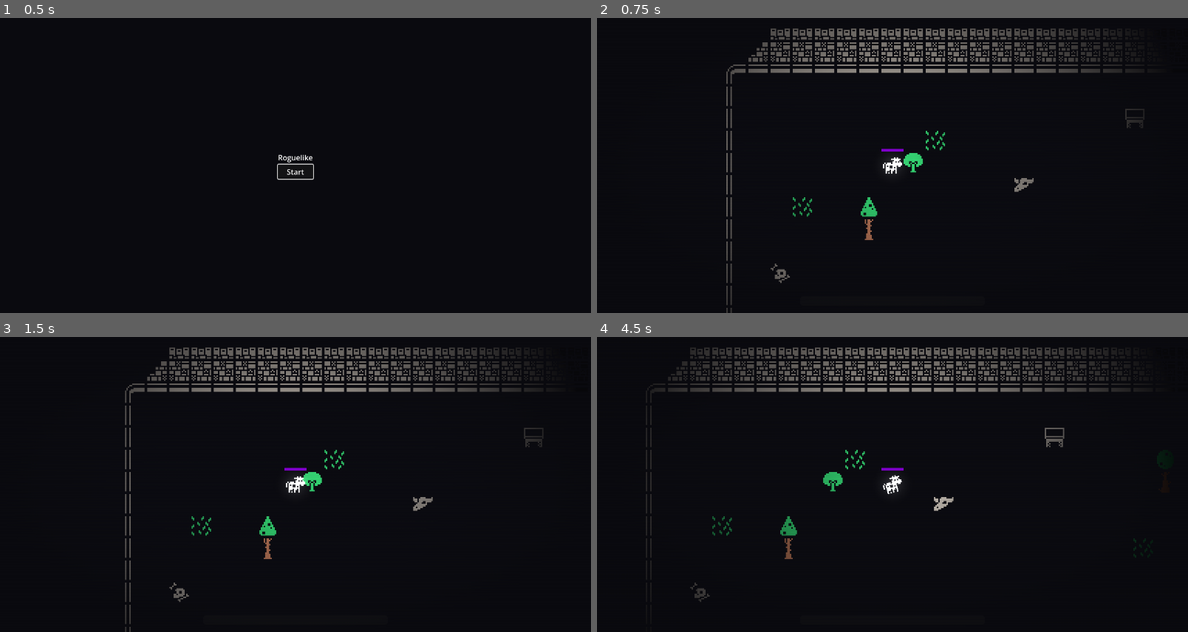
Above: before the commit, frames 1-4 (two rows, left to right).
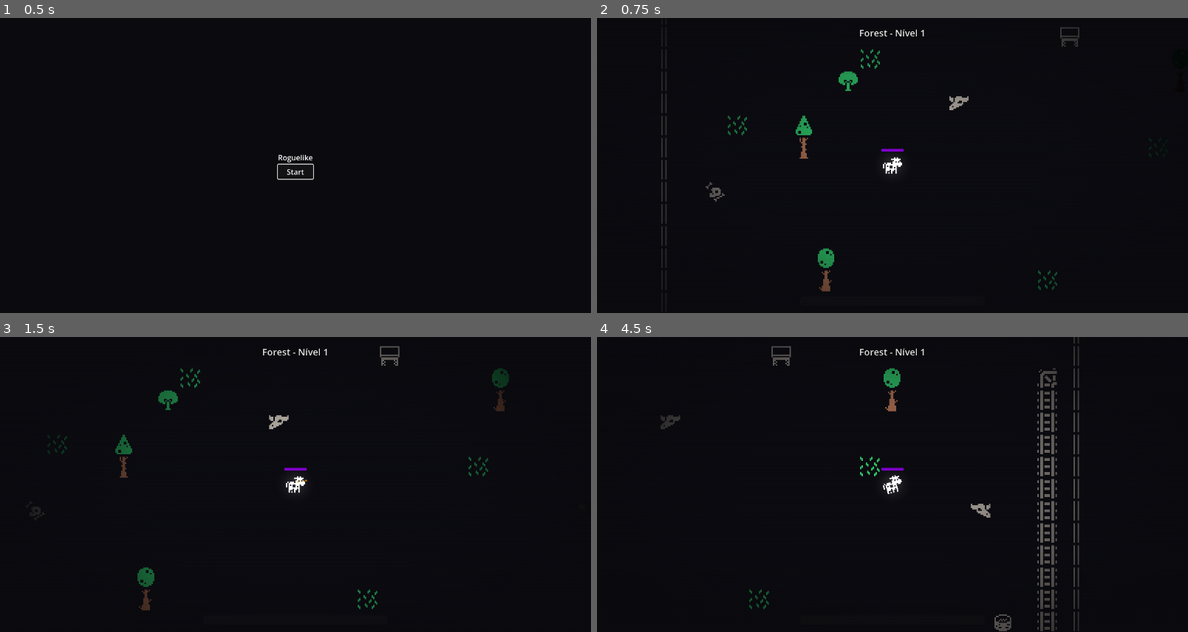
Above: after the commit, the same moments.

Repository: baiaooo/rogue
Game: Godot game, scene res://rooms/main_menu.tscn
Same seed, same stepped clock (60 frames per second), same inputs: the game is played once before the commit and once after it.
Inputs (mouse positions are in pixels of both pictures, inside the frame that each line leads up to):
- Up to frame 1 (0.5 s): no input
- Up to frame 2 (0.75 s): click "Start" at 0.5 s
- Up to frame 3 (1.5 s): tap Enter (ui_accept) at 1.25 s; move the mouse to (425, 469) at 1.27 s; hold D (move_right) from 1.28 s (still down); click (425, 469) at 1.42 s
- Up to frame 4 (4.5 s): tap Enter (ui_accept) at 1.52, 2.27, 3.77 s; move the mouse to (774, 499) at 2.02 s; release D (move_right) at 2.03 s; hold S (move_down) 2.03-2.78 s; move the mouse to (951, 419) at 2.77 s; hold D (move_right) 2.78-3.53 s; move the mouse to (862, 543) at 3.52 s; hold W (move_up) 3.53-4.28 s; click (862, 543) at 3.67 s; move the mouse to (1069, 528) at 4.27 s; hold A (move_left) from 4.28 s (still down)

Frame 1 is identical in both runs. In frame 2, 6.8% of the frame differs, in the area x 10-94%, y 3-100%; in frame 3, 6.7%; in frame 4, 8.6%, in the area x 8-93%, y 0-100%.

Commit message:
Fix flag transition and add stage/drop labels

Diff:
--- a/characters/flag.tscn
+++ b/characters/flag.tscn
@@ -8,7 +8,7 @@
 
 [node name="Flag" type="Area2D"]
 collision_layer = 8
-collision_mask = 1
+collision_mask = 2
 script = ExtResource("1_flag")
 
 [node name="Sprite2D" type="Sprite2D" parent="."]
--- a/pickups/health_pickup.tscn
+++ b/pickups/health_pickup.tscn
@@ -16,3 +16,14 @@
 
 [node name="CollisionShape2D" type="CollisionShape2D" parent="." unique_id=1687639197]
 shape = SubResource("CircleShape2D_health")
+
+[node name="PickupName" type="Label" parent="."]
+offset_left = -48.0
+offset_top = -24.0
+offset_right = 48.0
+offset_bottom = -8.0
+theme_override_colors/font_color = Color(1, 1, 1, 1)
+theme_override_colors/font_outline_color = Color(0, 0, 0, 1)
+theme_override_constants/outline_size = 3
+theme_override_font_sizes/font_size = 14
+horizontal_alignment = 1
--- a/pickups/reroll_pickup.tscn
+++ b/pickups/reroll_pickup.tscn
@@ -16,3 +16,14 @@
 
 [node name="CollisionShape2D" type="CollisionShape2D" parent="." unique_id=879779834]
 shape = SubResource("CircleShape2D_reroll")
+
+[node name="PickupName" type="Label" parent="."]
+offset_left = -48.0
+offset_top = -24.0
+offset_right = 48.0
+offset_bottom = -8.0
+theme_override_colors/font_color = Color(1, 1, 1, 1)
+theme_override_colors/font_outline_color = Color(0, 0, 0, 1)
+theme_override_constants/outline_size = 3
+theme_override_font_sizes/font_size = 14
+horizontal_alignment = 1
--- a/rooms/beach.tscn
+++ b/rooms/beach.tscn
@@ -1167,3 +1167,18 @@
 offset_bottom = -44.0
 text = "boss incoming"
 horizontal_alignment = 1
+
+[node name="StageLabel" type="Label" parent="UI"]
+anchors_preset = 5
+anchor_left = 0.5
+anchor_right = 0.5
+offset_left = -220.0
+offset_top = 18.0
+offset_right = 220.0
+offset_bottom = 42.0
+theme_override_colors/font_color = Color(1, 1, 1, 1)
+theme_override_colors/font_outline_color = Color(0, 0, 0, 1)
+theme_override_constants/outline_size = 3
+theme_override_font_sizes/font_size = 20
+text = "Fase - Nível 1"
+horizontal_alignment = 1
--- a/rooms/forest.tscn
+++ b/rooms/forest.tscn
@@ -1175,6 +1175,20 @@
 text = "boos incoming"
 horizontal_alignment = 1
 
--e
+
+[node name="StageLabel" type="Label" parent="UI"]
+anchors_preset = 5
+anchor_left = 0.5
+anchor_right = 0.5
+offset_left = -220.0
+offset_top = 18.0
+offset_right = 220.0
+offset_bottom = 42.0
+theme_override_colors/font_color = Color(1, 1, 1, 1)
+theme_override_colors/font_outline_color = Color(0, 0, 0, 1)
+theme_override_constants/outline_size = 3
+theme_override_font_sizes/font_size = 20
+text = "Fase - Nível 1"
+horizontal_alignment = 1
 [node name="HeroSpawnPoint" type="Marker2D" parent="."]
 position = Vector2(-328, -251)
--- a/scripts/game_globals.gd
+++ b/scripts/game_globals.gd
@@ -11,6 +11,7 @@
 # =========================
 var available_levels: Array[PackedScene] = []
 var current_level_data: LevelData = null
+var current_level_number: int = 0
 
 func _ready() -> void:
 	# Carrega as cenas de pickup
@@ -38,3 +39,10 @@
 
 	# Caso contrário, retorna uma fase aleatória
 	return get_random_level()
+
+func start_new_run() -> void:
+	current_level_number = 0
+
+func advance_level_counter() -> int:
+	current_level_number += 1
+	return current_level_number
--- a/scripts/game_over.gd
+++ b/scripts/game_over.gd
@@ -8,9 +8,11 @@
 	menu_button.pressed.connect(_on_menu_pressed)
 
 func _on_restart_pressed() -> void:
+	GameGlobals.start_new_run()
 	get_tree().paused = false
-	get_tree().reload_current_scene()
+	get_tree().change_scene_to_file("res://rooms/forest.tscn")
 
 func _on_menu_pressed() -> void:
+	GameGlobals.start_new_run()
 	get_tree().paused = false
 	get_tree().change_scene_to_file("res://rooms/main_menu.tscn")
--- a/scripts/health_pickup.gd
+++ b/scripts/health_pickup.gd
@@ -18,9 +18,12 @@
 var initial_y: float = 0.0
 
 @onready var sprite: Sprite2D = $Sprite2D if has_node("Sprite2D") else null
+@onready var pickup_name_label: Label = $PickupName if has_node("PickupName") else null
 
 func _ready() -> void:
 	initial_y = position.y
+	if pickup_name_label:
+		pickup_name_label.text = "Cura"
 	body_entered.connect(_on_body_entered)
 
 func _physics_process(delta: float) -> void:
--- a/scripts/level_manager.gd
+++ b/scripts/level_manager.gd
@@ -34,6 +34,7 @@
 @onready var spawn_timer: Timer = $SpawnTimer
 @onready var progress_bar: ProgressBar = $UI/BossProgress
 @onready var boss_label: Label = $UI/BossLabel
+@onready var stage_label: Label = $UI/StageLabel if has_node("UI/StageLabel") else null
 @onready var spawn_area: Area2D = $Area2D
 @onready var spawn_col: CollisionShape2D = $"Area2D/Spawn - CollisionShape2D"
 @onready var hero_spawn_point: Marker2D = $HeroSpawnPoint if has_node("HeroSpawnPoint") else null
@@ -44,6 +45,9 @@
 
 	# Spawna o herói
 	_spawn_hero()
+
+	# Marca avanço da fase atual
+	var current_level_number = GameGlobals.advance_level_counter()
 
 	# Carrega dados do resource se disponível
 	if level_data:
@@ -64,6 +68,7 @@
 	progress_bar.max_value = kills_for_boss
 	progress_bar.value = 0
 	boss_label.visible = false
+	_update_stage_label(current_level_number)
 
 	for existing_enemy in get_tree().get_nodes_in_group("enemy"):
 		if existing_enemy.has_signal("died"):
@@ -72,6 +77,14 @@
 	spawn_timer.wait_time = spawn_interval
 	spawn_timer.timeout.connect(_on_spawn_timer_timeout)
 	spawn_timer.start()
+
+
+func _update_stage_label(level_number: int) -> void:
+	if not stage_label:
+		return
+
+	var stage_name = level_data.level_name if level_data and not level_data.level_name.is_empty() else get_tree().current_scene.name
+	stage_label.text = "%s - Nível %d" % [stage_name, level_number]
 
 func _on_spawn_timer_timeout() -> void:
 	if boss_spawned or flag_spawned:
@@ -170,8 +183,9 @@
 
 	var flag = flag_scene.instantiate()
 	flag.global_position = flag_position
-	flag.flag_touched.connect(_on_flag_touched)
-	get_tree().current_scene.add_child(flag)
+	if flag.has_signal("flag_touched"):
+		flag.flag_touched.connect(_on_flag_touched)
+	get_tree().current_scene.call_deferred("add_child", flag)
 
 func _get_flag_spawn_position() -> Vector2:
 	if not hero:
--- a/scripts/main_menu.gd
+++ b/scripts/main_menu.gd
@@ -7,4 +7,5 @@
 	start_button.grab_focus()
 
 func _on_start_pressed() -> void:
+	GameGlobals.start_new_run()
 	get_tree().change_scene_to_file("res://rooms/forest.tscn")
--- a/scripts/reroll_pickup.gd
+++ b/scripts/reroll_pickup.gd
@@ -18,9 +18,12 @@
 var initial_y: float = 0.0
 
 @onready var sprite: Sprite2D = $Sprite2D if has_node("Sprite2D") else null
+@onready var pickup_name_label: Label = $PickupName if has_node("PickupName") else null
 
 func _ready() -> void:
 	initial_y = position.y
+	if pickup_name_label:
+		pickup_name_label.text = "Reroll"
 	body_entered.connect(_on_body_entered)
 
 func _physics_process(delta: float) -> void:
